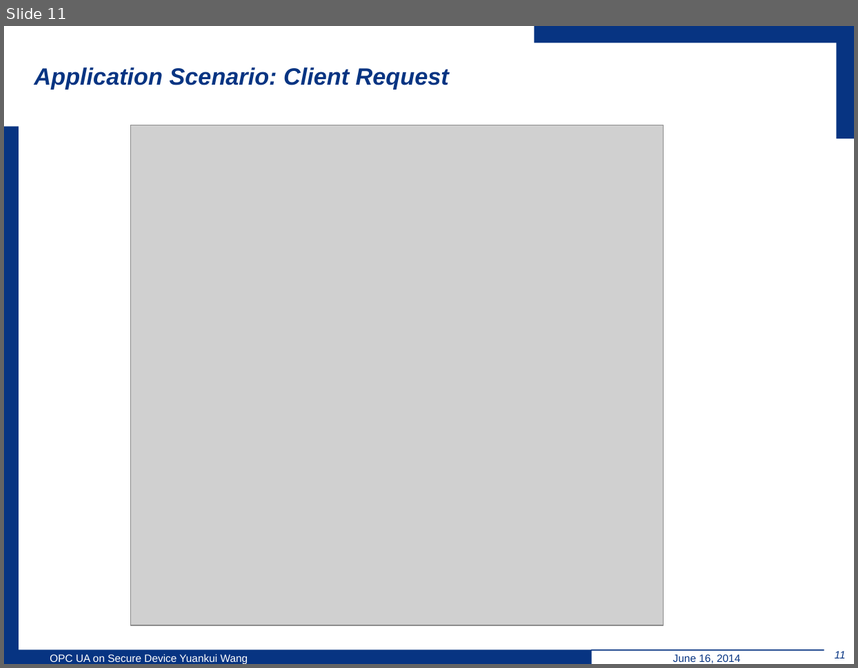
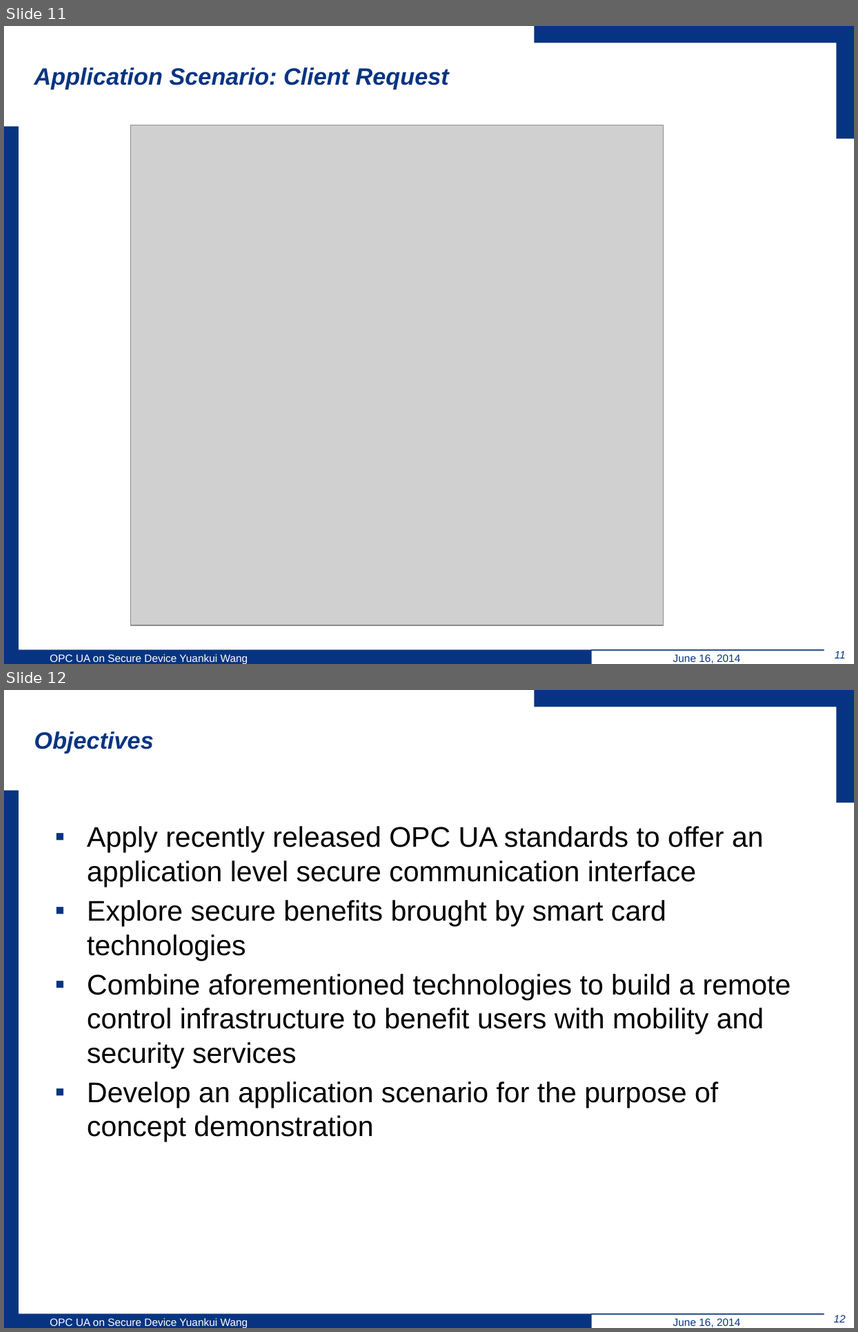
Before and after one commit to wsuetholz/opc-ua-wangyk-upb-morpho, a slide deck: ppt/6-18/Yuankui Wang Presentation 18 06.pptx. Shown one above the other, each under a label of ours: slide 11 before the commit, slides 11 and 12 after it. The pictures are 858x668 and 858x1332 pixels, drawn with LibreOffice and Linux fonts; fonts in the diff are those of the drawing; grey boxes stand for pictures; background and template pictures are left out. Boxes give left, top, right and bottom in pixels: in the first picture for what was removed or moved away, otherwise in the second. Text is boxed around its words. In the diff, an @@ line names an element or a change of style, - is before the commit and + after.

```diff
--- a/ppt/6-18/Yuankui Wang Presentation 18 06.pptx
+++ b/ppt/6-18/Yuankui Wang Presentation 18 06.pptx
@@ slide 12 added at (4, 690, 854, 1328), background #FFFFFF; not listed: 5 template elements that a slide beside it also shows @@
@@ title added at (34, 731, 154, 753), 20 pt, text #073482, bold, italic @@
+Objectives
@@ text added at (87, 826, 791, 1142), 24 pt, text #000000 @@
+▪ Apply recently released OPC UA standards to offer an application level secure communication interface
+▪ Explore secure benefits brought by smart card technologies
+▪ Combine aforementioned technologies to build a remote control infrastructure to benefit users with mobility and security services
+▪ Develop an application scenario for the purpose of concept demonstration
@@ text added at (50, 1317, 248, 1328), 9 pt, text #FFFFFF @@
+OPC UA on Secure Device Yuankui Wang
@@ text added at (673, 1318, 740, 1327), 9 pt, text #073482 @@
+June 16, 2014
@@ page number added at (834, 1314, 846, 1322), 9 pt, text #073482 @@
+12
```
Also in this commit, not shown: 3 slides changed, 1 other file.
